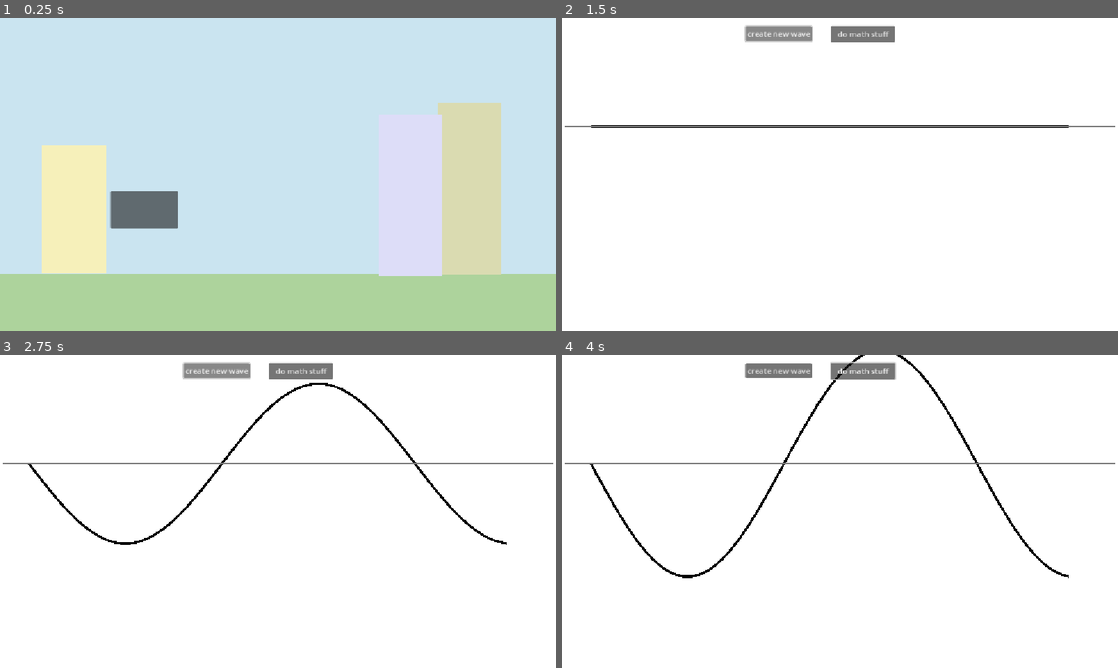
Above: before the commit, frames 1-4 (two rows, left to right).
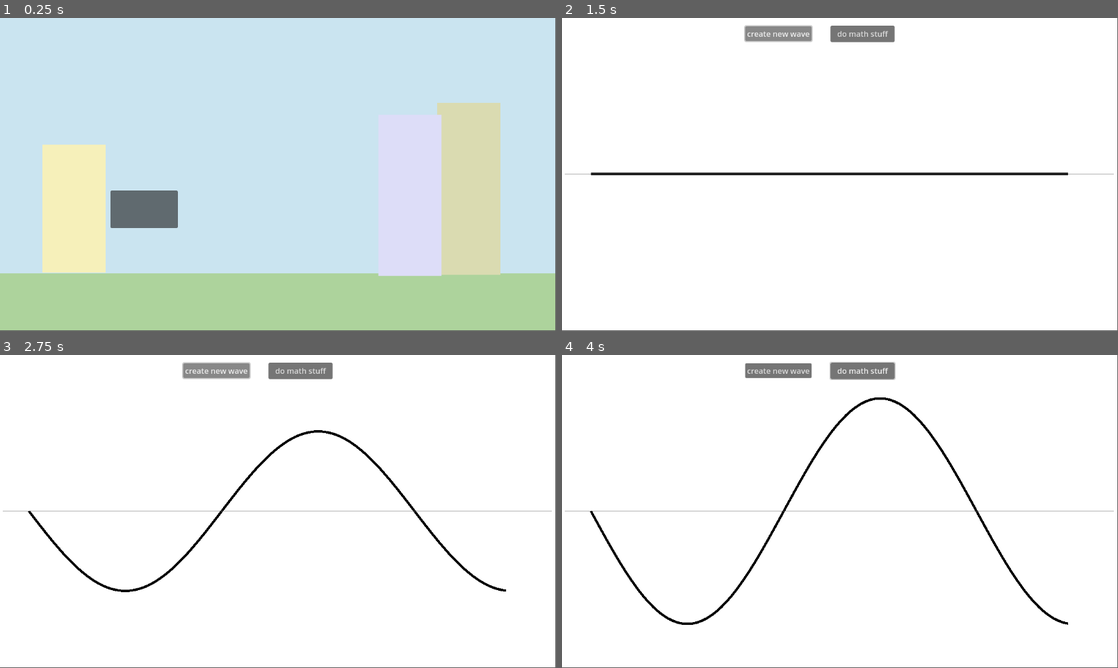
Above: after the commit, the same moments.

Repository: ChuckChuckler/fun-wave-practice-game
Game: Godot game, scene res://main.tscn
Two runs of this game, one before a commit and one after it. Both use one fixed random seed, a clock stepped at 60 frames per second and the inputs below. The project has no main scene, so this scene is started directly.
Inputs (mouse positions are in pixels of both pictures, inside the frame that each line leads up to):
- Up to frame 1 (0.25 s): no input
- Up to frame 2 (1.5 s): click (706, 208) at 0.5 s; click "create new wave" at 1.25 s
- Up to frame 3 (2.75 s): click "create new wave" at 2 s
- Up to frame 4 (4 s): tap Enter at 2.75 s; move the mouse to (962, 495) at 2.77 s; hold Right 2.78-3.53 s; tap Alt at 2.85 s; click (962, 495) at 2.92 s; move the mouse to (728, 527) at 3.52 s; hold Down from 3.53 s (still down); tap Shift at 3.6 s; click (728, 527) at 3.67 s
In our replay, the window is 800x450 before the commit and 799x449 after it. These sizes can differ from the game's own. Grey fills any space a smaller window leaves; there, only what the larger window draws over its background counts as a difference.

The runs differ from the first frame. In frame 1, 0.6% of the frame differs, in the area x 0-100%, y 0-83%; in frame 2, 1.8%; in frame 3, 2.8%; in frame 4, 3.2%, in the area x 0-100%, y 0-87%.

Commit message:
new and improved camera script that actually works
yayayayy

Diff:
--- /dev/null
+++ b/camera.gd
@@ -0,0 +1,48 @@
+extends Camera3D
+
+var is_anim_running:bool = false
+
+var is_on_left:bool = false
+var is_on_right:bool = false
+# Called when the node enters the scene tree for the first time.
+func _ready() -> void:
+	pass
+
+
+# Called every frame. 'delta' is the elapsed time since the previous frame.
+func _process(delta: float) -> void:
+	if rotation_degrees.y<=-75:
+		is_on_right=true
+	elif rotation_degrees.y>=75:
+		is_on_left=true
+	else:
+		is_on_left=false
+		is_on_right=false
+
+	var screen_x:float=get_viewport().get_visible_rect().size.x
+	var cursor_x:float=get_viewport().get_mouse_position().x
+	if cursor_x >= 0 and cursor_x <= screen_x:
+		var target:float=0.0
+		if cursor_x >= screen_x-100 and cursor_x <= screen_x and !is_on_right: #sliddee to the right
+			if is_on_left:
+				target=0.0
+				print_debug("on a side")
+			else:
+				target=-75.3
+				print_debug("not on a side")
+
+		elif cursor_x <= 100 and cursor_x >= 0 and !is_on_left: #slidee to the left
+			if is_on_right:
+				target=0.0
+				print_debug("on a side")
+			else:
+				target=75.3
+				print_debug("not on a side")
+
+		else:
+			if !is_on_left and !is_on_right:
+				target=0.0
+			else:
+				target=rotation_degrees.y
+
+		rotation_degrees.y = move_toward(rotation_degrees.y, target, delta*60)
--- /dev/null
+++ b/office.tscn
@@ -0,0 +1,49 @@
+[gd_scene load_steps=6 format=3 uid="uid://pigfb45lfdm0"]
+
+[ext_resource type="Script" uid="uid://com4mk7x4gvc1" path="res://camera.gd" id="1_g3mwp"]
+
+[sub_resource type="BoxMesh" id="BoxMesh_8yeiw"]
+
+[sub_resource type="BoxMesh" id="BoxMesh_g3mwp"]
+
+[sub_resource type="StandardMaterial3D" id="StandardMaterial3D_g3mwp"]
+albedo_color = Color(0.37036502, 0.37036428, 0.37036443, 1)
+
+[sub_resource type="BoxMesh" id="BoxMesh_ei2s5"]
+material = SubResource("StandardMaterial3D_g3mwp")
+
+[node name="Node3D" type="Node3D"]
+
+[node name="desk" type="MeshInstance3D" parent="."]
+transform = Transform3D(3.3658843, 0, 0, 0, 1, 0, 0, 0, 1, 1.1764652, 0, 0)
+cast_shadow = 0
+mesh = SubResource("BoxMesh_8yeiw")
+
+[node name="camera" type="Camera3D" parent="."]
+transform = Transform3D(1, 0, 0, 0, 0.9982129, 0.059759356, 0, -0.059759356, 0.9982129, 1.1559151, 1.118759, 1.857029)
+script = ExtResource("1_g3mwp")
+
+[node name="door_right" type="MeshInstance3D" parent="."]
+transform = Transform3D(1, 0, 0, 0, 4.0464573, 0, 0, 0, 2.8925831, 5.050861, 0.77650166, 2.8256717)
+cast_shadow = 0
+mesh = SubResource("BoxMesh_g3mwp")
+
+[node name="door_left" type="MeshInstance3D" parent="."]
+transform = Transform3D(1, 0, 0, 0, 4.0464573, 0, 0, 0, 2.8925831, -2.6651392, 0.77650166, 2.8256717)
+cast_shadow = 0
+mesh = SubResource("BoxMesh_g3mwp")
+
+[node name="wall_right" type="MeshInstance3D" parent="."]
+transform = Transform3D(0.44784677, 0, 0, 0, 15.790982, 0, 0, 0, 14.093472, 5.029207, 0, 1.5606484)
+cast_shadow = 0
+mesh = SubResource("BoxMesh_ei2s5")
+
+[node name="wall_left" type="MeshInstance3D" parent="."]
+transform = Transform3D(0.44784677, 0, 0, 0, 15.790982, 0, 0, 0, 14.093472, -2.5334256, 0, 1.5606484)
+cast_shadow = 0
+mesh = SubResource("BoxMesh_ei2s5")
+
+[node name="wall_right2" type="MeshInstance3D" parent="."]
+transform = Transform3D(-1.9576007e-08, 0, 14.093472, 0, 15.790982, 0, -0.44784683, 0, -6.160452e-07, 0.6730037, 0, -3.8635097)
+cast_shadow = 0
+mesh = SubResource("BoxMesh_ei2s5")
--- a/project.godot
+++ b/project.godot
@@ -10,20 +10,10 @@
 
 [application]
 
-config/name="fun wave game ft rui and sakaki"
+config/name="five nights at ms fishers"
 config/features=PackedStringArray("4.5", "GL Compatibility")
 config/icon="res://icon.svg"
-
-[display]
-
-window/stretch/mode="canvas_items"
-window/stretch/aspect="keep_height"
 
 [editor_plugins]
 
 enabled=PackedStringArray("res://addons/godot_super-wakatime/plugin.cfg")
-
-[rendering]
-
-renderer/rendering_method="gl_compatibility"
-renderer/rendering_method.mobile="gl_compatibility"
Not shown, added: camera.gd.uid
Not shown, changed: icon.svg.import
Not shown, added: office.tscn1908679935.tmp
